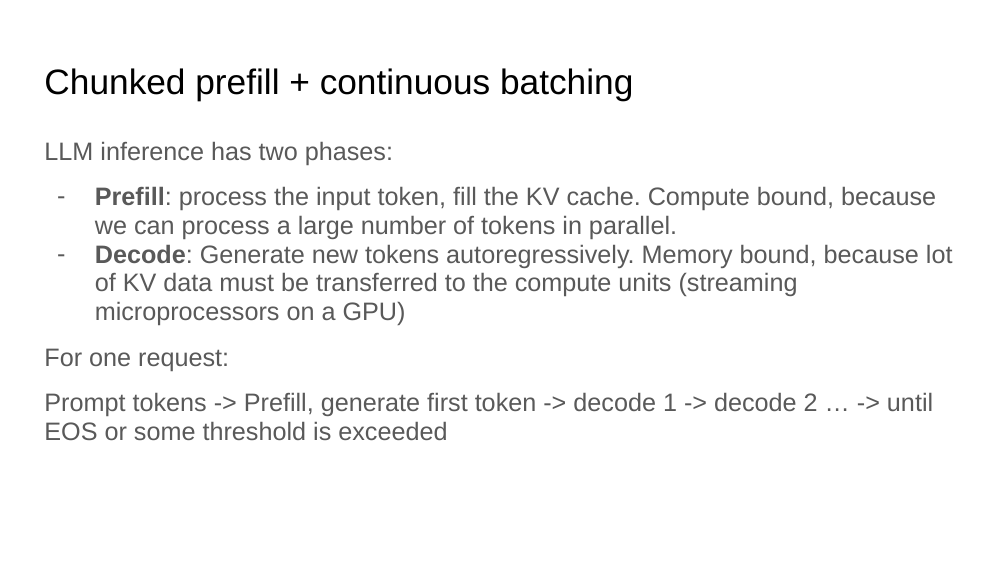
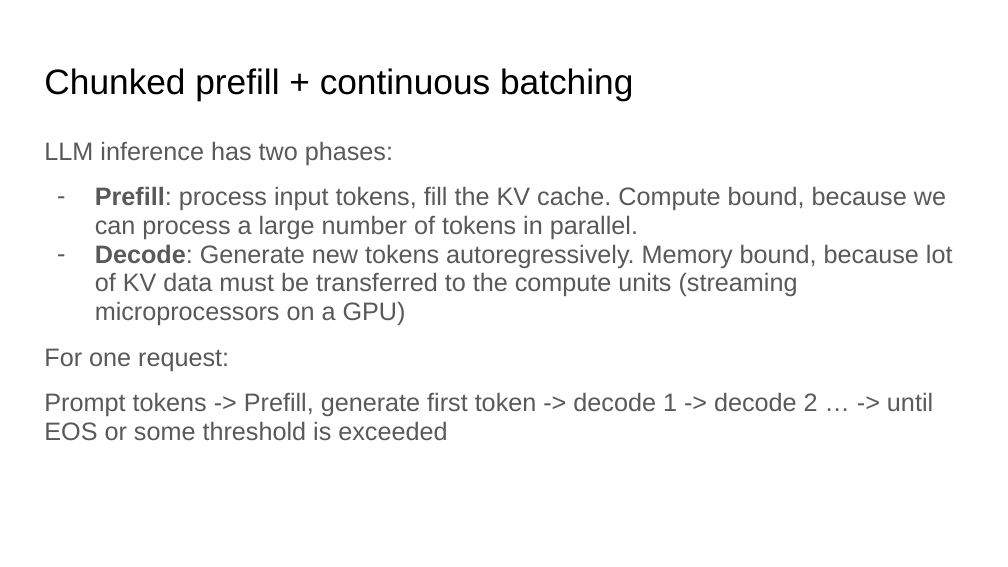
Before and after one commit to ankur6ue/deep-learning-course, a slide deck: slide 16 of Module 8/class_8.1/vllm architecture.pptx. Drawn at 1008x567 pixels with LibreOffice and Linux fonts; fonts in the diff are those of the drawing. Boxes give left, top, right and bottom in pixels: in the first picture for what was removed or moved away, otherwise in the second. Text is boxed around its words. In the diff, an @@ line names an element or a change of style, - is before the commit and + after.

```diff
--- a/Module 8/class_8.1/vllm architecture.pptx
+++ b/Module 8/class_8.1/vllm architecture.pptx
@@ text at (x1=95, y1=186, x2=946, y2=239): text changed @@
-– Prefill: process the input token, fill the KV cache. Compute bound, because we can process a large number of tokens in parallel.
+– Prefill: process input tokens, fill the KV cache. Compute bound, because we can process a large number of tokens in parallel.
```
Also in this commit, not shown: 5 other slides changed, 2 slides added, 1 slide removed.
